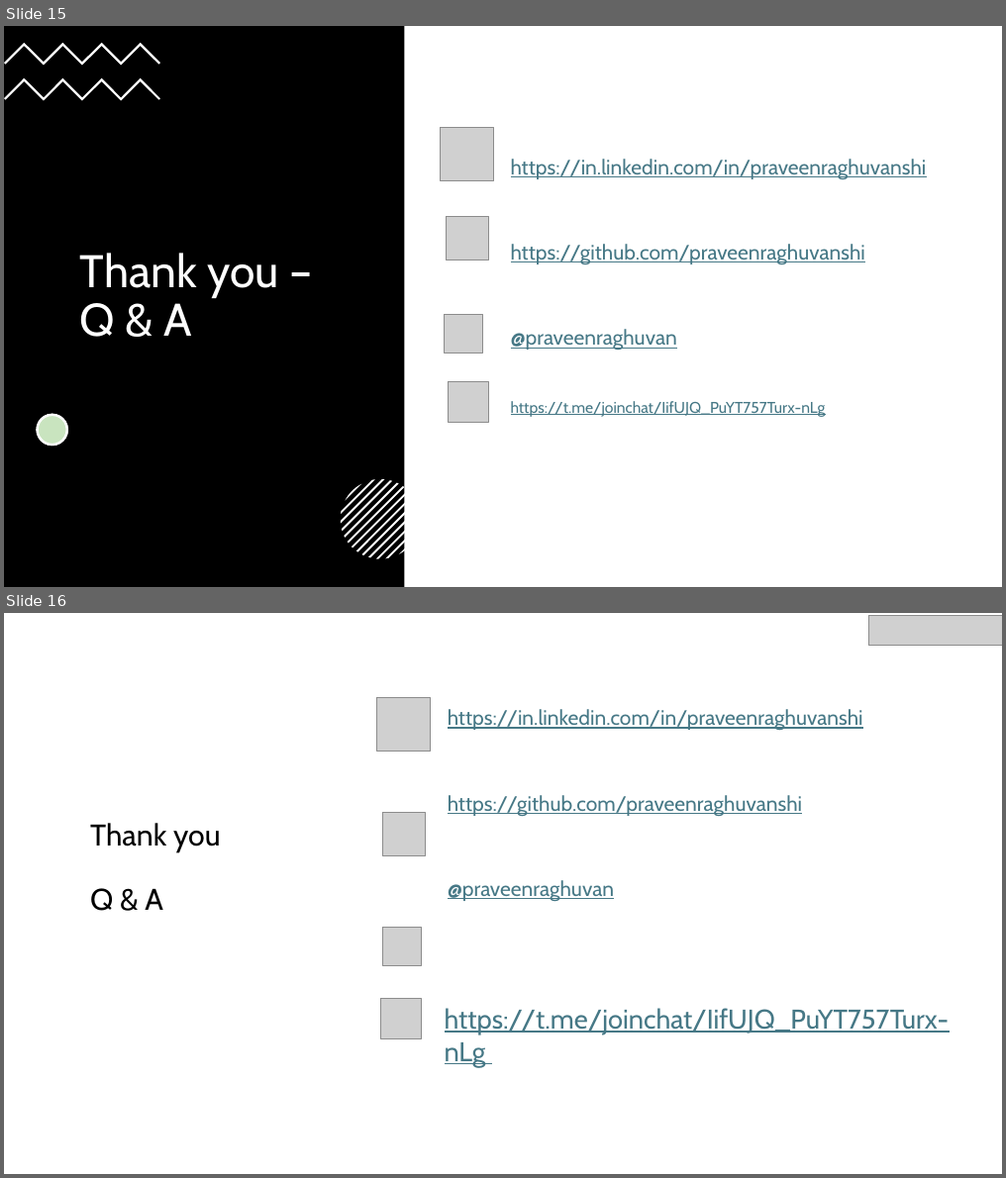
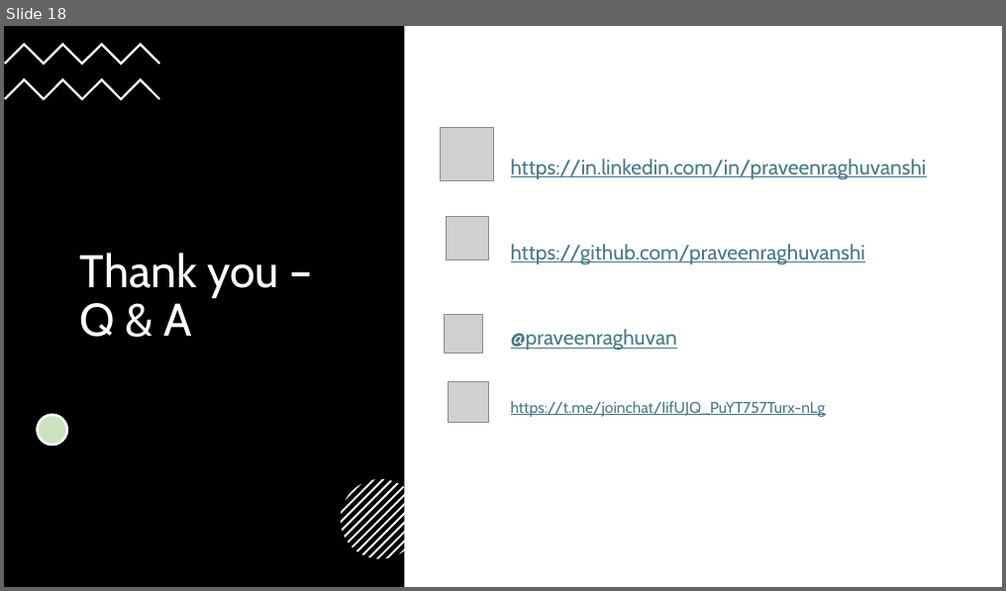
Before and after one commit to praveenraghuvanshi/tech-sessions, a slide deck: 19042025-MCP-dotnet-dotnetblr/Intro to Model Context Protocol(MCP).pptx. Shown one above the other, each under a label of ours: slides 15 and 16 before the commit, slide 18 after it. The pictures are 1006x1178 and 1006x591 pixels, drawn with LibreOffice and Linux fonts; fonts in the diff are those of the drawing; grey boxes stand for pictures. Boxes give left, top, right and bottom in pixels: in the first picture for what was removed or moved away, otherwise in the second. Text is boxed around its words. In the diff, an @@ line names an element or a change of style, - is before the commit and + after.

```diff
--- a/19042025-MCP-dotnet-dotnetblr/Intro to Model Context Protocol(MCP).pptx
+++ b/19042025-MCP-dotnet-dotnetblr/Intro to Model Context Protocol(MCP).pptx
@@ slide 16 removed at bbox=[4, 613, 1002, 1174], background #FFFFFF @@
@@ picture removed at bbox=[868, 616, 1002, 646] @@
@@ picture removed at bbox=[377, 697, 431, 752] @@
@@ text removed at bbox=[448, 709, 863, 901] @@
-https://in.linkedin.com/in/praveenraghuvanshi
-https://github.com/praveenraghuvanshi
-@praveenraghuvan
@@ picture removed at bbox=[383, 813, 426, 857] @@
@@ title removed at bbox=[90, 823, 220, 911] @@
-Thank you
-Q & A
@@ picture removed at bbox=[383, 928, 421, 965] @@
@@ picture removed at bbox=[380, 998, 421, 1039] @@
@@ text removed at bbox=[445, 1008, 949, 1067] @@
-https://t.me/joinchat/IifUJQ_PuYT757Turx-nLg
@@ what was slide 15 is now slide 18 @@
```
Also in this commit, not shown: 3 slides added.
